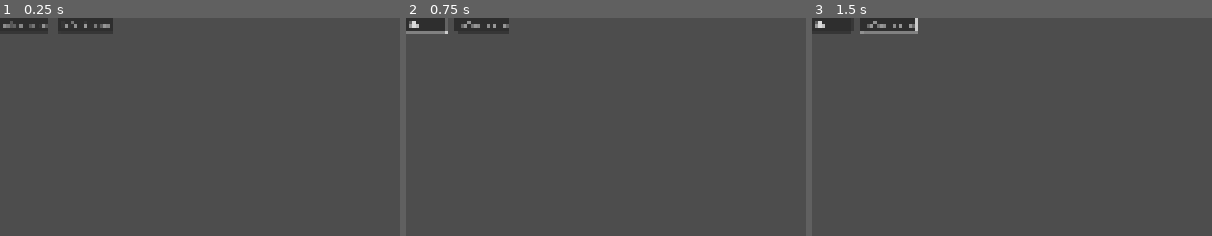
Above: before the commit, frames 1-3 (left to right).
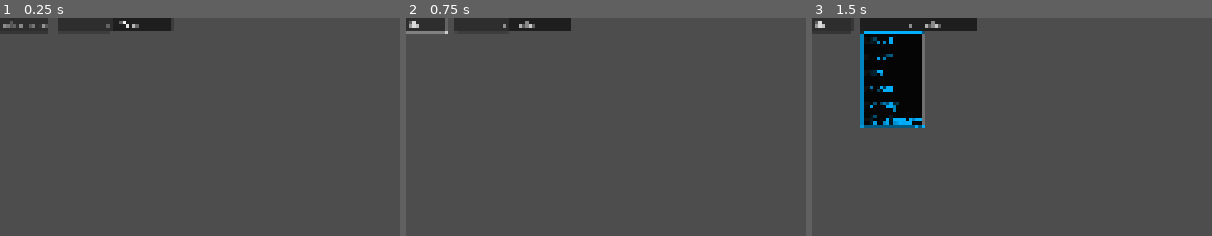
Above: after the commit, the same moments.

Repository: Phillip383/StoryGraph
Game: Godot game, scene res://scenes/UI/Popups/Add_Property/add_property_default_values_widget.tscn
The game is run twice, just before and just after one commit, with the same random seed, the same clock (stepped at 60 frames per second) and the same inputs. This scene is started directly instead of the project's main scene.
Inputs (mouse positions are % of the whole screen's width and height, from its top left):
- Up to frame 1 (0.25 s): no input
- Up to frame 2 (0.75 s): click (3, 2) at 0.52 s; type "Alex" at 0.6 s
- Up to frame 3 (1.5 s): click (9, 2) at 1.27 s
The pictures show only the part of the screen within x 0-50%, y 0-50%; the shares and areas given below are measured in that part.

The runs differ from the first frame. In frame 1, 1.0% of the frame differs, in the area x 16-43%, y 0-6%; in frame 2, 1.0%; in frame 3, 8.3%, in the area x 12-42%, y 0-51%.

Commit message:
Added types.gd for a global types enum. Removing default values from top level of the add property editor when the top level type changes. Need to do the same for nested containers and add size value or add element button.

Diff:
--- a/scenes/UI/Popups/Add_Property/add_property_default_values_widget.tscn
+++ b/scenes/UI/Popups/Add_Property/add_property_default_values_widget.tscn
@@ -1,6 +1,7 @@
-[gd_scene load_steps=2 format=3 uid="uid://c0suhsdjwlhik"]
+[gd_scene load_steps=3 format=3 uid="uid://c0suhsdjwlhik"]
 
 [ext_resource type="Script" uid="uid://c2igoqjw1imug" path="res://scripts/graph_system/Options_Widgets/add_property_default_values_widget.gd" id="1_3tifu"]
+[ext_resource type="Theme" uid="uid://wro5ncgxmqmq" path="res://story_graph_theme.tres" id="2_jmxu2"]
 
 [node name="DefaultValues" type="HBoxContainer"]
 size_flags_horizontal = 4
@@ -10,17 +11,43 @@
 [node name="DefaultKey" type="LineEdit" parent="."]
 custom_minimum_size = Vector2(100, 0)
 layout_mode = 2
+size_flags_horizontal = 4
+size_flags_vertical = 4
 theme_override_font_sizes/font_size = 20
 placeholder_text = "value name"
 expand_to_text_length = true
 
 [node name="VSeparator" type="VSeparator" parent="."]
+custom_minimum_size = Vector2(0, 20)
 layout_mode = 2
+size_flags_horizontal = 4
+size_flags_vertical = 4
 theme_override_constants/separation = 20
 
-[node name="DefaultValue" type="LineEdit" parent="."]
-custom_minimum_size = Vector2(100, 0)
+[node name="TypeOption" type="OptionButton" parent="."]
+custom_minimum_size = Vector2(50, 0)
 layout_mode = 2
+size_flags_horizontal = 4
+size_flags_vertical = 4
+theme = ExtResource("2_jmxu2")
 theme_override_font_sizes/font_size = 20
-placeholder_text = "default value"
-expand_to_text_length = true
+item_count = 6
+popup/item_0/text = "Bool"
+popup/item_0/id = 0
+popup/item_1/text = "Text"
+popup/item_1/id = 1
+popup/item_2/text = "Int"
+popup/item_2/id = 2
+popup/item_3/text = "float"
+popup/item_3/id = 3
+popup/item_4/text = "Array"
+popup/item_4/id = 4
+popup/item_5/text = "Dictionary"
+popup/item_5/id = 5
+
+[node name="ValueContainer" type="FoldableContainer" parent="."]
+custom_minimum_size = Vector2(150, 0)
+layout_mode = 2
+size_flags_horizontal = 3
+folded = true
+title = "Value"
--- a/scripts/graph_system/Options_Widgets/add_node_property_widget.gd
+++ b/scripts/graph_system/Options_Widgets/add_node_property_widget.gd
@@ -1,16 +1,4 @@
 extends CenterContainer
-
-
-
-## TYPES for internal checking
-enum Types {
-	BOOL,
-	TEXT,
-	INT,
-	FLOAT,
-	ARRAY,
-	DICTIONARY
-}
 
 ## This widget is used for container types values
 var CONTAINER_VALUE_SCENE : PackedScene = load("res://scenes/UI/Popups/Add_Property/add_property_default_values_widget.tscn")
@@ -67,15 +55,17 @@
 func on_type_select(item : int):
 	if _current_value_editor:
 		remove_previous_value_editor()
-
+	clear_container_values()
 	_current_type = item
 	match item:
 		Types.ARRAY:
 			container_options.visible = true
 			container_values.visible = true
+			# TODO: Remove the old array values
 		Types.DICTIONARY:
 			container_options.visible = true
 			container_values.visible = true
+			# TODO: Remove the old Dictionary values
 		Types.BOOL:
 			_current_value_editor = $VBoxContainer/BooleanValue
 			$VBoxContainer/BooleanValue.visible = true
@@ -90,6 +80,7 @@
 			$VBoxContainer/FloatValue.visible = true
 
 func remove_previous_value_editor():
+	clear_container_values()
 	match _current_type:
 		Types.ARRAY:
 			container_options.visible = false
@@ -100,6 +91,12 @@
 			container_values.visible = false
 			return
 	_current_value_editor.visible = false
+
+func clear_container_values():
+	var values = container_values.get_children()
+	for i in range(values.size()):
+		values[i].queue_free()
+	container_size.value = 0
 
 func _on_close_button_pressed() -> void:
 	queue_free()
--- a/scripts/graph_system/Options_Widgets/add_property_default_values_widget.gd
+++ b/scripts/graph_system/Options_Widgets/add_property_default_values_widget.gd
@@ -1,11 +1,48 @@
 extends HBoxContainer
+
+
+@onready var type_options = $TypeOption
+@onready var value_editor_container = $ValueContainer
+
+var current_editor
 
 
 # Called when the node enters the scene tree for the first time.
 func _ready() -> void:
-	pass # Replace with function body.
+	type_options.item_selected.connect(on_type_change)
 
 func is_array(value : bool):
 	if value:
 		$"DefaultKey".visible = false
 		$"VSeparator".visible = false
+
+func on_type_change(type : int):
+	clear_container_values()
+	if current_editor:
+		value_editor_container.remove_child(current_editor)
+	match type:
+		Types.ARRAY:
+			current_editor = self.duplicate()
+			current_editor.is_array(true)
+			value_editor_container.add_child(current_editor)
+		Types.DICTIONARY:
+			current_editor = self.duplicate()
+			current_editor.is_array(false)
+			value_editor_container.add_child(current_editor)
+		Types.FLOAT:
+			current_editor = SpinBox.new()
+			value_editor_container.add_child(current_editor)
+		Types.INT:
+			current_editor = SpinBox.new()
+			value_editor_container.add_child(current_editor)
+		Types.TEXT:
+			current_editor = TextEdit.new()
+			value_editor_container.add_child(current_editor)
+		Types.BOOL:
+			current_editor = OptionButton.new()
+			value_editor_container.add_child(current_editor)
+
+func clear_container_values():
+	var values = value_editor_container.get_children()
+	for i in range(values.size()):
+		values[i].queue_free()
--- /dev/null
+++ b/scripts/graph_system/Types.gd
@@ -0,0 +1,12 @@
+extends Node
+
+class_name Types
+
+enum {
+	BOOL,
+	TEXT,
+	INT,
+	FLOAT,
+	ARRAY,
+	DICTIONARY
+}
Not shown, added: scripts/graph_system/Types.gd.uid
